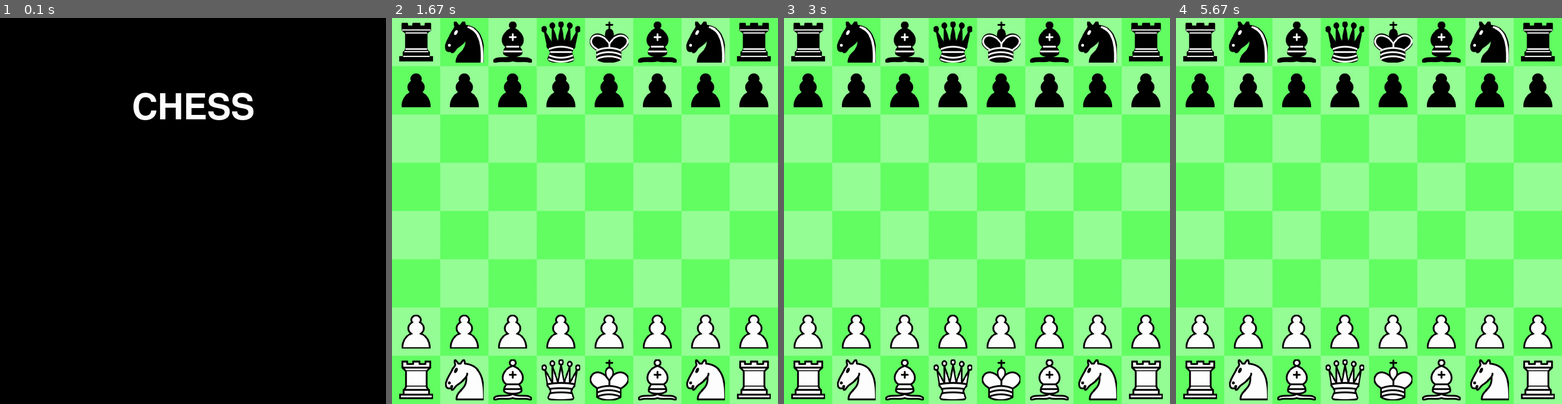
Above: before the commit, frames 1-4 (left to right).
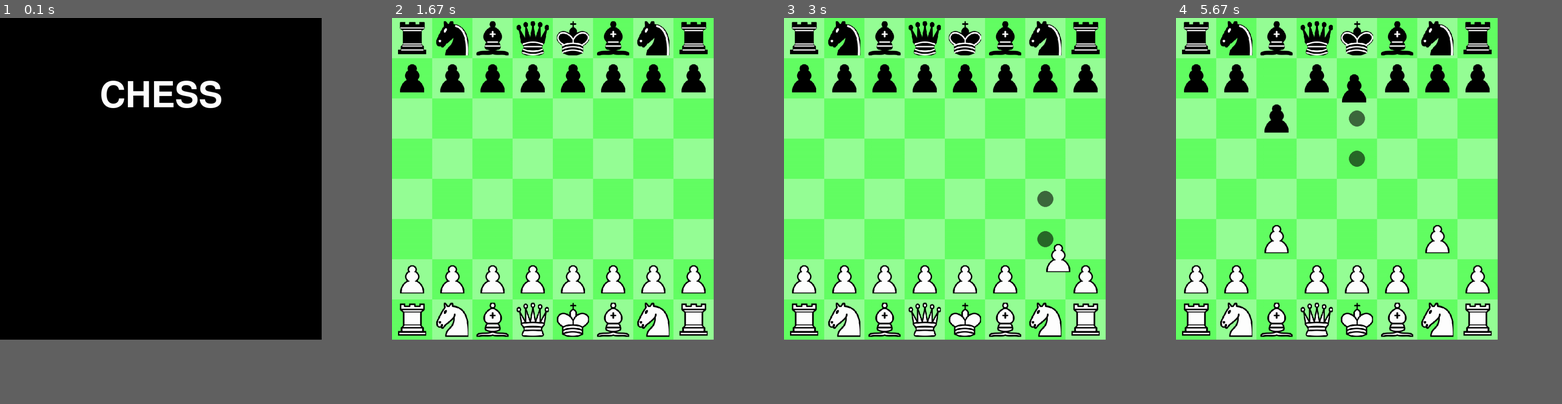
Above: after the commit, the same moments.

Repository: PennyGuyDyls/Pygame-games
Game: pygame game, started from Chess_game/Main.py
Two runs of this game, one before a commit and one after it. Both use one fixed random seed, a clock stepped at 60 frames per second and the inputs below.
Inputs (mouse positions are in pixels of both pictures, inside the frame that each line leads up to):
- Up to frame 1 (0.1 s): no input
- Up to frame 2 (1.67 s): click (453, 253) at 0.88 s; click (476, 114) at 1.22 s; click (673, 299) at 1.55 s
- Up to frame 3 (3 s): click (1058, 265) at 1.88 s; press the mouse at (1058, 265) at 2.2 s; move the mouse to (949, 199) at 2.3 s; release the mouse at (841, 137) at 2.43 s; press the mouse at (1058, 265) at 2.87 s; move the mouse to (1058, 257) at 2.97 s
- Up to frame 4 (5.67 s): release the mouse at (1450, 253) at 3.1 s; click (1287, 75) at 3.72 s; press the mouse at (1287, 75) at 4.03 s; move the mouse to (1280, 87) at 4.13 s; release the mouse at (1276, 102) at 4.27 s; click (1260, 288) at 4.38 s; click (1276, 257) at 4.72 s; click (1353, 87) at 5.62 s
In our replay, the window is 900x900 before the commit and 750x750 after it. These sizes can differ from the game's own. Grey fills any space a smaller window leaves; there, only what the larger window draws over its background counts as a difference.

The runs differ from the first frame. In frame 1, 1.9% of the frame differs, in the area x 26-66%, y 16-27%; in frame 2, 60%; in frame 3, 60%, in the area x 0-100%, y 0-100%; in frame 4, 60%.

Commit message:
minor improvements

Diff:
--- a/Chess_game/Scripts/UI.py
+++ b/Chess_game/Scripts/UI.py
@@ -9,7 +9,7 @@
     screen.blit(surf, (0,0))
 
 def menu(start,chess):
-    font=pygame.font.SysFont(None, 130)
+    font=pygame.font.SysFont(None, int(130*Cell_width/100))
     if start:
         text=font.render('CHESS',True,(255,255,255))
     else:
@@ -155,7 +155,7 @@
 
     buttons = []
     for i in range(len(config.themes)):
-        buttons.append(button(Cell_width, (i%3)*250+50, (i//3)*250+50, 200, 200, None, None, None))
+        buttons.append(button(Cell_width, (i%3)*250+50, (i//3)*250, 200, 200, None, None, None))
         light,dark=config.themes[i]
         draw_preview(light,dark, (i%3)*2.5*Cell_width+Cell_width/2, (i//3)*2.5*Cell_width+Cell_width/2, Cell_width)
 
--- a/Chess_game/Scripts/board.py
+++ b/Chess_game/Scripts/board.py
@@ -1,4 +1,3 @@
-import pygame
 from Scripts.pieces import Piece, pawn, knight, bishop, rook, queen, king, is_attacked
 from Scripts.config import Cell_width
 
@@ -73,18 +72,16 @@
                 if game_end:
                     self.draw=True
 
-
-
-        elif self.board[row][col] == 0:
-            self.moved=False
-            self.action_piece=None
-            self.dots=[]
-
         elif isinstance(self.board[row][col],Piece) and self.board[row][col].colour==self.turn:
             self.moved=False
             self.action_piece=self.board[row][col]
             self.dots=self.action_piece.check_possible_moves(self.board)
             self.dots=self.action_piece.check_legality(self.board,self.dots)
+
+        else:
+            self.moved=False
+            self.action_piece=None
+            self.dots=[]
 
 
 
--- a/Chess_game/Scripts/config.py
+++ b/Chess_game/Scripts/config.py
@@ -1,6 +1,6 @@
 import pygame
 
-Cell_width=120
+Cell_width=100
 
 screen=pygame.display.set_mode((Cell_width*8,Cell_width*8))
 
